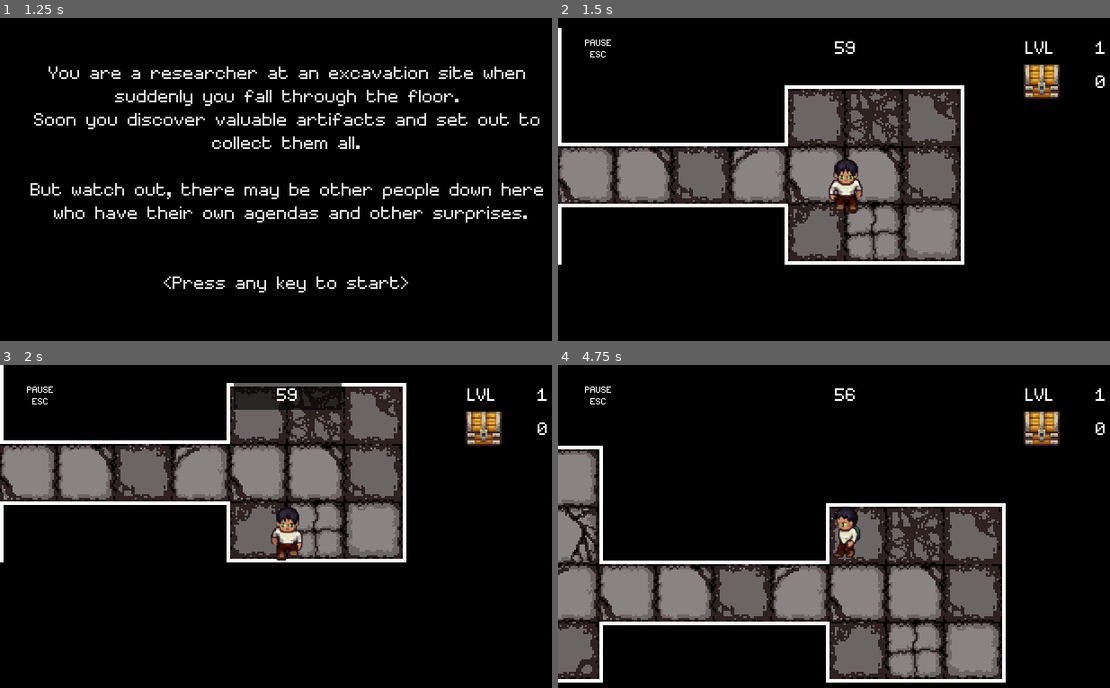
Above: before the commit, frames 1-4 (two rows, left to right).
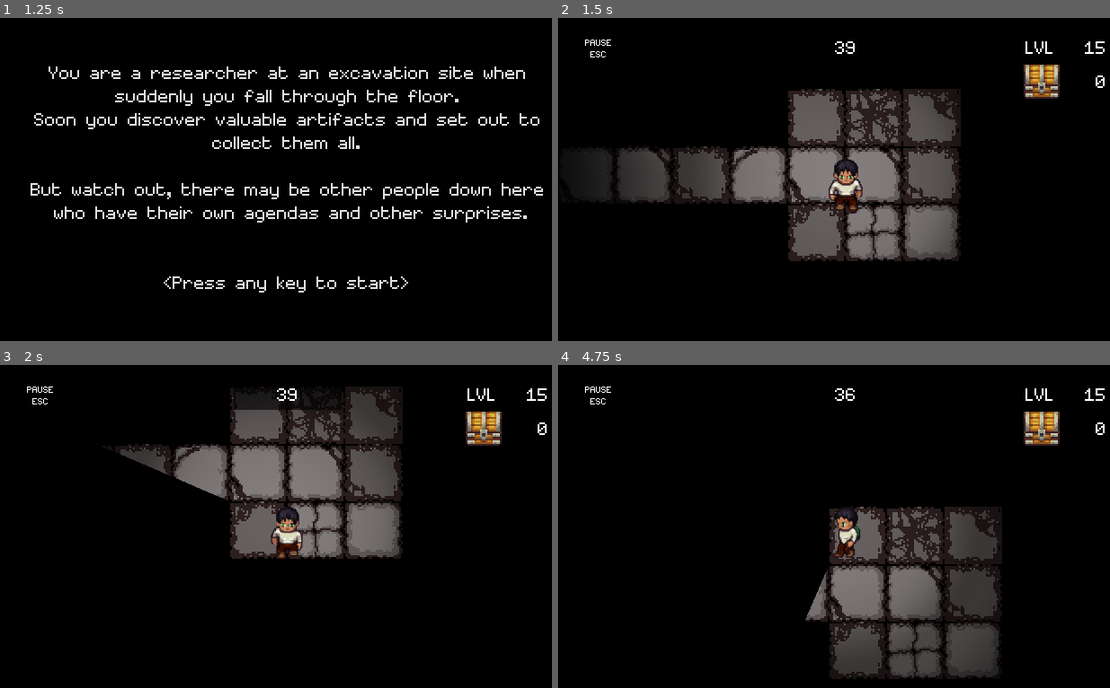
Above: after the commit, the same moments.

Repository: alittek/AC31009-Game
Game: Godot game, scene res://Scenes/StartScreen.tscn
Same seed, same stepped clock (60 frames per second), same inputs: the game is played once before the commit and once after it. Sound files missing from this copy of the repository are replaced by a short silence.
Inputs:
- Up to frame 1 (1.25 s): tap Enter at 0.5 s; hold Right (move_right) from 0.53 s (still down); hold Space (interact) from 0.53 s (still down)
- Up to frame 2 (1.5 s): release Right (move_right) at 1.28 s; release Space (interact) at 1.28 s; hold Down (move_down) from 1.28 s (still down); tap Space (interact) at 1.35 s
- Up to frame 3 (2 s): keep holding Down (move_down)
- Up to frame 4 (4.75 s): release Down (move_down) at 2.03 s; hold Right (move_right) 2.03-2.78 s; hold Space (interact) 2.03-2.78 s; hold Up (move_up) 2.78-3.53 s; tap Space (interact) at 2.85, 4.35 s; hold Space (interact) 3.53-4.28 s; hold Left (move_left) from 3.53 s (still down); tap Escape (menu) at 4.15 s

Frame 1 is identical in both runs. In frame 2, 8.7% of the frame differs, in the area x 0-100%, y 3-77%; in frame 3, 10%; in frame 4, 21%, in the area x 0-100%, y 7-99%.

Commit message:
NPC stealing time

Diff:
--- a/Scripts/FileSystem.gd
+++ b/Scripts/FileSystem.gd
@@ -1,6 +1,6 @@
 extends Node
 
-var score_file = "user://score.save"
+var score_file = "user://GameScore.save"
 var password = "pass"
 #var password = OS.get_unique_id()
 var status
@@ -42,6 +42,6 @@
 		highscores = file.get_as_text()
 		file.close()
 	else:
-		return
+		return ""
 	#print("score: ", highscores)
 	return highscores
--- a/Scripts/GameScore.gd
+++ b/Scripts/GameScore.gd
@@ -14,7 +14,8 @@
 	#file.start()
 	#play sound
 	var scores = file.load_score()
-	create_scores(scores)
+	if scores != "":
+		create_scores(scores)
 
 # display the top five scores in the right labels
 func display_score():
@@ -36,6 +37,7 @@
 	var scoreArray = []
 	var intArray = []
 	# split string of scores into array
+	# scoreArray.size() > 0:
 	scoreArray = score.split(",", true, 0)
 	# remove last empty index
 	scoreArray.remove(scoreArray.size()-1)
--- a/Scripts/NPC.gd
+++ b/Scripts/NPC.gd
@@ -13,10 +13,10 @@
 var amount : int = 1
 var chaseDist : int = 300
 
+signal steal_time
 var triggered = false
 onready var effect = get_node("Effect")
 onready var sprite = get_node("Sprite")
-
 onready var player = get_tree().root.get_node("WorldMap/Player")
 
 func _ready():
@@ -88,10 +88,14 @@
 	move_and_slide(vel * moveSpeed)
 	animate_NPC(vel)
 
-# prcess steal state
+# process steal state
 func steal():
 	# TODO popup once when enemy first appears
-	#
+#	if triggered == true:
+#		return
+#	triggered = true
+	if Global.level > 14:
+		emit_signal("steal_time")
 	player.lose_artifact(amount)
 	steal_artifact(amount)
 
@@ -100,6 +104,9 @@
 	curArt += artToTake
 	if curArt >= maxArt:
 		stolen = true
+
+func steal_time():
+	pass
 
 # handle patrol state
 func patrol(delta):
--- a/Scripts/World.gd
+++ b/Scripts/World.gd
@@ -40,6 +40,15 @@
 	# generate level maze
 	generate_level(steps)
 
+func remove_time():
+	var currTime = timer.get_time_left()
+	if currTime > 10:
+		print("...TIME STOLEN .................")
+		timer.set_wait_time(currTime-10) #value is in seconds: 600 seconds = 10 minutes
+	else:
+		timer.set_wait_time(1)
+	timer.start()
+
 # update timer text constantly
 func _process(delta):
 	timer_label.set_text(str(int(timer.get_time_left())))
@@ -71,7 +80,7 @@
 	# place enemies on map
 	var nbEnemies = 0
 	for room in generator.get_rooms():
-		if nbEnemies >= level-3:
+		if nbEnemies >= level-5:
 			break
 		else:
 			if free_space(room.position*32):
@@ -79,6 +88,7 @@
 				add_child(npc)
 				nbEnemies += 1
 				npc.position = room.position*32
+				npc.connect("steal_time", self, "remove_time")
 
 	# place artifacts on map
 	var nbChests = 0
@@ -98,7 +108,7 @@
 	print("______________")
 
 	# decide when to r=turn on darkness
-	if level == 5 or level == 7 or level >= 9:
+	if level == 5 or level == 8 or level >= 10:
 		turn_dark()
 
 	# free space for generator.gd script
@@ -106,7 +116,7 @@
 	generator.free()
 
 	for location in map:
-			tileMap.set_cellv(location, -1)
+		tileMap.set_cellv(location, -1)
 	tileMap.update_bitmask_region(borders.position, borders.end)
 
 # pause player movement when exit reached
@@ -119,7 +129,7 @@
 func next_level():
 	Global.set_steps(steps+20)
 	Global.set_level(level+1)
-	Global.set_timer(timer.get_time_left()+(level*5))
+	Global.set_timer(timer.get_time_left()+(level*4))
 	#Global.set_enemies(enemies+1)
 	timer.free()
 	queue_free()
--- a/Scripts/global.gd
+++ b/Scripts/global.gd
@@ -10,10 +10,10 @@
 	set_values()
 
 func set_values():
-	steps = 50
-	level = 1
+	steps = 40
+	level = 15
 	artifacts = 0
-	timer = 60
+	timer = 40
 	#enemies = 0
 
 func set_steps(newSteps):
--- a/project.godot
+++ b/project.godot
@@ -20,7 +20,7 @@
 
 [application]
 
-config/name="MazeGame"
+config/name="ESCAPE"
 run/main_scene="res://Scenes/StartScreen.tscn"
 config/icon="res://icon.png"
 
Not shown, added: export_presets.cfg
